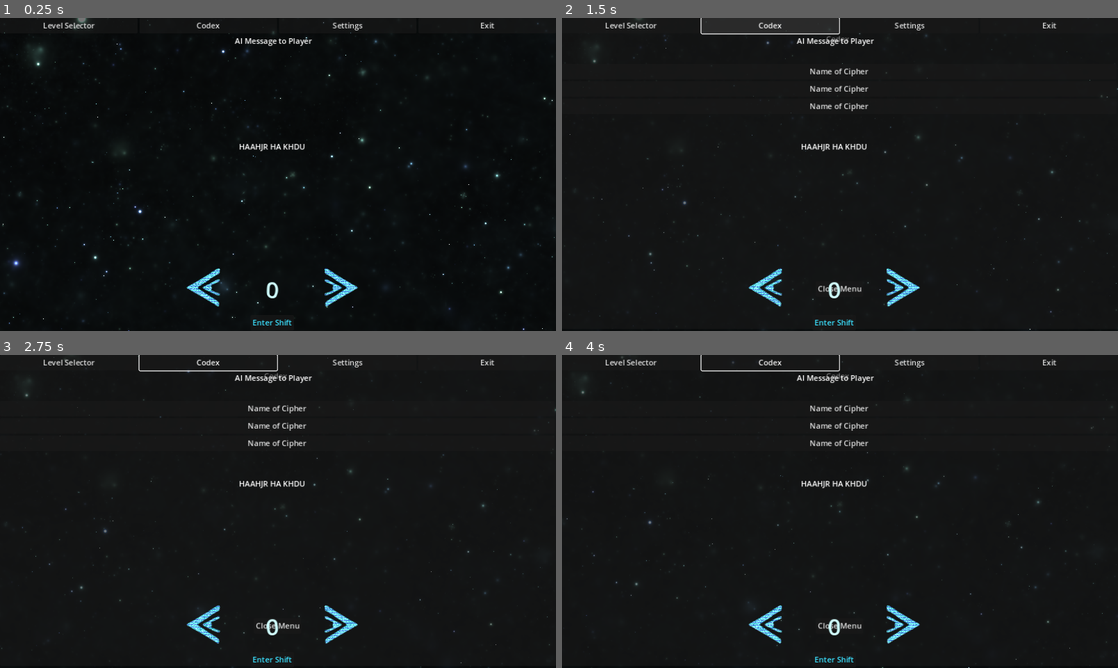
Above: before the commit, frames 1-4 (two rows, left to right).
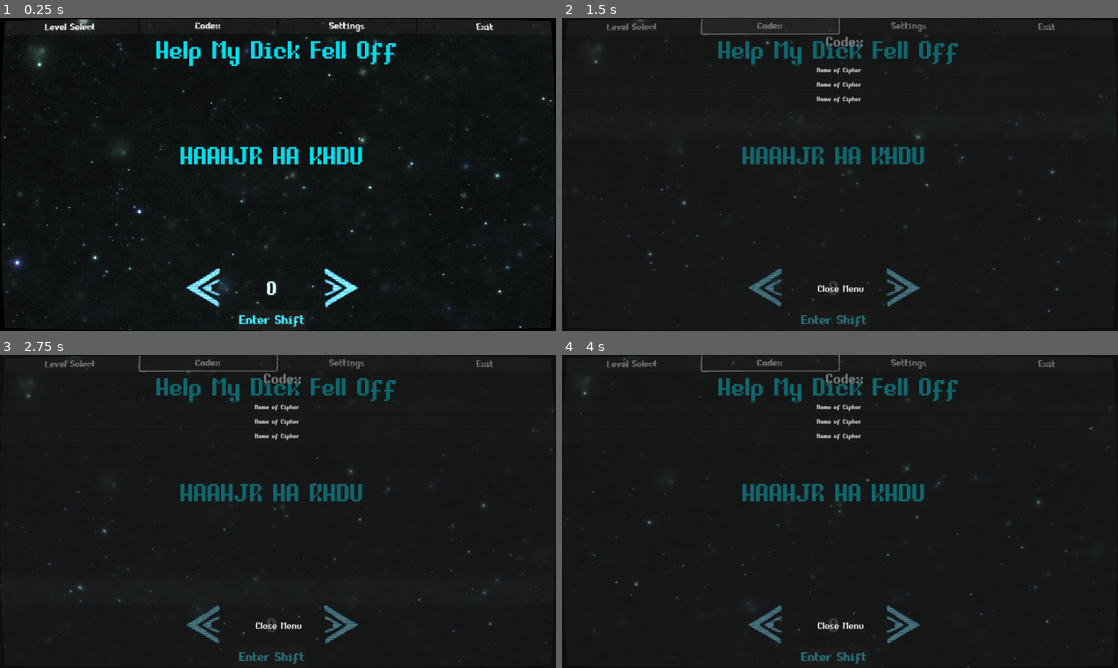
Above: after the commit, the same moments.

Repository: jesshet/COSC224-Cryptography-Game
Game: Godot game, scene res://scenes/game.tscn
Same seed, same stepped clock (60 frames per second), same inputs: the game is played once before the commit and once after it.
Inputs:
- Up to frame 1 (0.25 s): no input
- Up to frame 2 (1.5 s): click "Level Selector" (after the commit: "Level Select") at 0.5 s; click "Codex" at 1.25 s
- Up to frame 3 (2.75 s): click "Settings" at 2 s
- Up to frame 4 (4 s): click "Enter Shift" at 2.75 s; click "Enter Shift" at 3.5 s

The runs differ from the first frame. In frame 1, 4.5% of the frame differs, in the area x 0-100%, y 0-100%; in frame 2, 4.7%, in the area x 1-100%, y 0-100%; in frame 3, 4.7%; in frame 4, 4.6%.

Commit message:
Added extra sound effects and updated visual theme

Diff:
--- /dev/null
+++ b/Cryptography-Game/assets/shaders/blur.gdshader
@@ -0,0 +1,14 @@
+shader_type canvas_item;
+
+uniform float lod: hint_range(0.0, 5.0) = 0.0;
+uniform sampler2D SCREEN_TEXTURE: hint_screen_texture, filter_linear_mipmap;
+
+void fragment() {
+	vec4 color = texture(SCREEN_TEXTURE, SCREEN_UV, lod);
+	COLOR = vec4(color.rgb, 1.0);
+}
+
+//void light() {
+	// Called for every pixel for every light affecting the CanvasItem.
+	// Uncomment to replace the default light processing function with this one.
+//}
--- /dev/null
+++ b/Cryptography-Game/assets/shaders/crt.gdshader
@@ -0,0 +1,188 @@
+/*
+Shader from Godot Shaders - the free shader library.
+
+This shader is under CC0 license. Feel free to use, improve and
+change this shader according to your needs and consider sharing
+the modified result to godotshaders.com.
+
+Optimised and packed by @c64cosmin
+If you do use this please share it with me
+Would love to see what you're making with it <3
+
+It's a combination of these two shaders
+~godotshaders.com/shader/VHS-and-CRT-monitor-effect
+godotshaders.com/shader/crt-shader-with-realistic-blurring/
+
+CRT grille and rolling lines made by @c64cosmin
+Vignette and warping effect was made by pend00
+Scanlines are from "TimothyLottes" FROM SHADERTOY
+Then ported by AHOPNESS (@ahopness)
+https://www.shadertoy.com/view/MsjXzh
+*/
+
+shader_type canvas_item;
+
+uniform sampler2D SCREEN_TEXTURE: hint_screen_texture;
+
+uniform vec2 resolution = vec2(320.0, 180.0);
+
+uniform float scan_line_amount :hint_range(0.0, 1.0) = 1.0;
+uniform float warp_amount :hint_range(0.0, 5.0) = 0.1;
+uniform float noise_amount :hint_range(0.0, 0.3) = 0.03;
+uniform float interference_amount :hint_range(0.0, 1.0) = 0.2;
+uniform float grille_amount :hint_range(0.0, 1.0) = 0.1;
+uniform float grille_size :hint_range(1.0, 5.0) = 1.0;
+uniform float vignette_amount :hint_range(0.0, 2.0) = 0.6;
+uniform float vignette_intensity : hint_range(0.0, 1.0) = 0.4;
+uniform float aberation_amount :hint_range(0.0, 1.0) = 0.5;
+uniform float roll_line_amount :hint_range(0.0, 1.0) = 0.3;
+uniform float roll_speed :hint_range(-8.0, 8.0) = 1.0;
+uniform float scan_line_strength :hint_range(-12.0, -1.0) = -8.0;
+uniform float pixel_strength :hint_range(-4.0, 0.0) = -2.0;
+
+float random(vec2 uv){
+    return fract(cos(uv.x * 83.4827 + uv.y * 92.2842) * 43758.5453123);
+}
+
+vec3 fetch_pixel(vec2 uv, vec2 off){
+	vec2 pos = floor(uv * resolution + off) / resolution + vec2(0.5) / resolution;
+
+	float noise = 0.0;
+	if(noise_amount > 0.0){
+		noise = random(pos + fract(TIME)) * noise_amount;
+	}
+
+	if(max(abs(pos.x - 0.5), abs(pos.y - 0.5)) > 0.5){
+		return vec3(0.0, 0.0, 0.0);
+	}
+
+	vec3 clr = texture(SCREEN_TEXTURE , pos, -16.0).rgb + noise;
+	return clr;
+}
+
+// Distance in emulated pixels to nearest texel.
+vec2 Dist(vec2 pos){
+	pos = pos * resolution;
+	return - ((pos - floor(pos)) - vec2(0.5));
+}
+
+// 1D Gaussian.
+float Gaus(float pos, float scale){ return exp2(scale * pos * pos); }
+
+// 3-tap Gaussian filter along horz line.
+vec3 Horz3(vec2 pos, float off){
+	vec3 b = fetch_pixel(pos, vec2(-1.0, off));
+	vec3 c = fetch_pixel(pos, vec2( 0.0, off));
+	vec3 d = fetch_pixel(pos, vec2( 1.0, off));
+	float dst = Dist(pos).x;
+
+	// Convert distance to weight.
+	float scale = pixel_strength;
+	float wb = Gaus(dst - 1.0, scale);
+	float wc = Gaus(dst + 0.0, scale);
+	float wd = Gaus(dst + 1.0, scale);
+
+	// Return filtered sample.
+	return (b * wb + c * wc + d * wd) / (wb + wc + wd);
+}
+
+// Return scanline weight.
+float Scan(vec2 pos, float off){
+	float dst = Dist(pos).y;
+
+	return Gaus(dst + off, scan_line_strength);
+}
+
+// Allow nearest three lines to effect pixel.
+vec3 Tri(vec2 pos){
+	vec3 clr = fetch_pixel(pos, vec2(0.0));
+	if(scan_line_amount > 0.0){
+		vec3 a = Horz3(pos,-1.0);
+		vec3 b = Horz3(pos, 0.0);
+		vec3 c = Horz3(pos, 1.0);
+
+		float wa = Scan(pos,-1.0);
+		float wb = Scan(pos, 0.0);
+		float wc = Scan(pos, 1.0);
+
+		vec3 scanlines = a * wa + b * wb + c * wc;
+		clr = mix(clr, scanlines, scan_line_amount);
+	}
+	return clr;
+}
+
+// Takes in the UV and warps the edges, creating the spherized effect
+vec2 warp(vec2 uv){
+	vec2 delta = uv - 0.5;
+	float delta2 = dot(delta.xy, delta.xy);
+	float delta4 = delta2 * delta2;
+	float delta_offset = delta4 * warp_amount;
+
+	vec2 warped = uv + delta * delta_offset;
+	return (warped - 0.5) / mix(1.0,1.2,warp_amount/5.0) + 0.5;
+}
+
+float vignette(vec2 uv){
+	uv *= 1.0 - uv.xy;
+	float vignette = uv.x * uv.y * 15.0;
+	return pow(vignette, vignette_intensity * vignette_amount);
+}
+
+float floating_mod(float a, float b){
+	return a - b * floor(a/b);
+}
+
+vec3 grille(vec2 uv){
+	float unit = PI / 3.0;
+	float scale = 2.0*unit/grille_size;
+	float r = smoothstep(0.5, 0.8, cos(uv.x*scale - unit));
+	float g = smoothstep(0.5, 0.8, cos(uv.x*scale + unit));
+	float b = smoothstep(0.5, 0.8, cos(uv.x*scale + 3.0*unit));
+	return mix(vec3(1.0), vec3(r,g,b), grille_amount);
+}
+
+float roll_line(vec2 uv){
+	float x = uv.y * 3.0 - TIME * roll_speed;
+	float f = cos(x) * cos(x * 2.35 + 1.1) * cos(x * 4.45 + 2.3);
+	float roll_line = smoothstep(0.5, 0.9, f);
+	return roll_line * roll_line_amount;
+}
+
+void fragment(){
+	vec2 pix = FRAGCOORD.xy;
+	vec2 pos = warp(SCREEN_UV);
+
+	float line = 0.0;
+	if(roll_line_amount > 0.0){
+		line = roll_line(pos);
+	}
+
+	vec2 sq_pix = floor(pos * resolution) / resolution + vec2(0.5) / resolution;
+	if(interference_amount + roll_line_amount > 0.0){
+		float interference = random(sq_pix.yy + fract(TIME));
+		pos.x += (interference * (interference_amount + line * 6.0)) / resolution.x;
+	}
+
+	vec3 clr = Tri(pos);
+	if(aberation_amount > 0.0){
+		float chromatic = aberation_amount + line * 2.0;
+		vec2 chromatic_x = vec2(chromatic,0.0) / resolution.x;
+		vec2 chromatic_y = vec2(0.0, chromatic/2.0) / resolution.y;
+		float r = Tri(pos - chromatic_x).r;
+		float g = Tri(pos + chromatic_y).g;
+		float b = Tri(pos + chromatic_x).b;
+		clr = vec3(r,g,b);
+	}
+
+	if(grille_amount > 0.0)clr *= grille(pix);
+	clr *= 1.0 + scan_line_amount * 0.6 + line * 3.0 + grille_amount * 2.0;
+	if(vignette_amount > 0.0)clr *= vignette(pos);
+
+	COLOR.rgb = clr;
+	COLOR.a = 1.0;
+}
+
+//void light() {
+	// Called for every pixel for every light affecting the CanvasItem.
+	// Uncomment to replace the default light processing function with this one.
+//}
--- a/Cryptography-Game/assets/sounds/default_bus_layout.tres
+++ b/Cryptography-Game/assets/sounds/default_bus_layout.tres
@@ -7,3 +7,9 @@
 bus/1/bypass_fx = false
 bus/1/volume_db = 0.0
 bus/1/send = &"Master"
+bus/2/name = &"Music"
+bus/2/solo = false
+bus/2/mute = false
+bus/2/bypass_fx = false
+bus/2/volume_db = 0.0
+bus/2/send = &"Master"
--- a/Cryptography-Game/scenes/caesar_level.tscn
+++ b/Cryptography-Game/scenes/caesar-level.tscn
@@ -1,9 +1,10 @@
-[gd_scene load_steps=6 format=3 uid="uid://cj3givo7ll2ia"]
+[gd_scene load_steps=8 format=3 uid="uid://cj3givo7ll2ia"]
 
 [ext_resource type="Script" path="res://scripts/caesar_level.gd" id="1_diafk"]
 [ext_resource type="Shader" path="res://assets/shaders/wave.gdshader" id="2_dopob"]
 [ext_resource type="PackedScene" uid="uid://bau1ojq7rcyh2" path="res://scenes/menu-bar.tscn" id="3_y8y2t"]
 [ext_resource type="PackedScene" uid="uid://b38ramit5egv6" path="res://scenes/level.tscn" id="4_rdosw"]
+[ext_resource type="Shader" path="res://assets/shaders/crt.gdshader" id="5_i50tk"]
 
 [sub_resource type="ShaderMaterial" id="ShaderMaterial_hlbjv"]
 shader = ExtResource("2_dopob")
@@ -22,6 +23,23 @@
 shader_parameter/colorampMix = 0.5
 shader_parameter/isColoramp = false
 
+[sub_resource type="ShaderMaterial" id="ShaderMaterial_23tcs"]
+shader = ExtResource("5_i50tk")
+shader_parameter/resolution = Vector2(600, 600)
+shader_parameter/scan_line_amount = 0.292
+shader_parameter/warp_amount = 0.1
+shader_parameter/noise_amount = 0.03
+shader_parameter/interference_amount = 0.2
+shader_parameter/grille_amount = 0.1
+shader_parameter/grille_size = 1.0
+shader_parameter/vignette_amount = 0.0
+shader_parameter/vignette_intensity = 0.0
+shader_parameter/aberation_amount = 0.0
+shader_parameter/roll_line_amount = 0.3
+shader_parameter/roll_speed = 1.0
+shader_parameter/scan_line_strength = -8.0
+shader_parameter/pixel_strength = -2.0
+
 [node name="caesarLevel" type="Node2D"]
 script = ExtResource("1_diafk")
 
@@ -33,6 +51,7 @@
 
 [node name="Background" type="ColorRect" parent="Control"]
 material = SubResource("ShaderMaterial_hlbjv")
+layout_mode = 0
 offset_right = 1444.0
 offset_bottom = 841.0
 scale = Vector2(1.00056, 1)
@@ -58,4 +77,15 @@
 [node name="Level" parent="Control/MenuStack" instance=ExtResource("4_rdosw")]
 layout_mode = 2
 
+[node name="Caesar" parent="Control/MenuStack/Level/LevelStack" index="2"]
+z_index = 1
+z_as_relative = false
+
+[node name="crt" type="ColorRect" parent="."]
+z_index = 1
+material = SubResource("ShaderMaterial_23tcs")
+offset_right = 1212.0
+offset_bottom = 716.0
+mouse_filter = 2
+
 [editable path="Control/MenuStack/Level"]
--- a/Cryptography-Game/scenes/caesar-shifter.tscn
+++ b/Cryptography-Game/scenes/caesar-shifter.tscn
@@ -1,9 +1,12 @@
-[gd_scene load_steps=9 format=3 uid="uid://dyb6n87cbrioh"]
+[gd_scene load_steps=12 format=3 uid="uid://dyb6n87cbrioh"]
 
 [ext_resource type="Script" path="res://scripts/caesar-shift.gd" id="2_5vfg3"]
 [ext_resource type="Shader" path="res://assets/shaders/vapor.gdshader" id="3_l3bhd"]
 [ext_resource type="Texture2D" uid="uid://bs435ew2ufawy" path="res://assets/sprites/arrow.png" id="4_crxs7"]
+[ext_resource type="FontFile" uid="uid://bsg87625avwx2" path="res://assets/fonts/EquipmentPro.woff" id="4_o284c"]
 [ext_resource type="AudioStream" uid="uid://dupff68qtndrn" path="res://assets/sounds/caesar-click.mp3" id="5_6s655"]
+[ext_resource type="AudioStream" uid="uid://dgiwxcpoppd6f" path="res://assets/sounds/incorrect.wav" id="6_sjde0"]
+[ext_resource type="AudioStream" uid="uid://gconcr16wu11" path="res://assets/sounds/success.wav" id="7_dfqf3"]
 
 [sub_resource type="ShaderMaterial" id="ShaderMaterial_h04c1"]
 shader = ExtResource("3_l3bhd")
@@ -98,6 +101,7 @@
 custom_minimum_size = Vector2(150, 0)
 layout_mode = 2
 size_flags_vertical = 4
+theme_override_fonts/normal_font = ExtResource("4_o284c")
 theme_override_font_sizes/bold_italics_font_size = 1
 theme_override_font_sizes/normal_font_size = 48
 bbcode_enabled = true
@@ -115,6 +119,12 @@
 volume_db = -20.0
 bus = &"SFX"
 
+[node name="incorrect" type="AudioStreamPlayer" parent="HBoxContainer"]
+stream = ExtResource("6_sjde0")
+
+[node name="success" type="AudioStreamPlayer" parent="HBoxContainer"]
+stream = ExtResource("7_dfqf3")
+
 [node name="Button" type="Button" parent="."]
 layout_mode = 1
 anchors_preset = 7
@@ -129,6 +139,9 @@
 grow_vertical = 0
 theme_override_colors/font_hover_color = Color(1, 1, 1, 1)
 theme_override_colors/font_color = Color(0.231373, 0.882353, 1, 1)
+theme_override_colors/icon_hover_color = Color(1, 1, 1, 1)
+theme_override_fonts/font = ExtResource("4_o284c")
+theme_override_font_sizes/font_size = 32
 text = "Enter Shift"
 
 [connection signal="pressed" from="HBoxContainer/left" to="HBoxContainer" method="_on_left_pressed"]
--- a/Cryptography-Game/scenes/codex-entry.tscn
+++ b/Cryptography-Game/scenes/codex-entry.tscn
@@ -1,5 +1,6 @@
-[gd_scene load_steps=2 format=3 uid="uid://bvkeat41yqqqk"]
+[gd_scene load_steps=3 format=3 uid="uid://bvkeat41yqqqk"]
 
+[ext_resource type="FontFile" uid="uid://bsg87625avwx2" path="res://assets/fonts/EquipmentPro.woff" id="1_0260w"]
 [ext_resource type="Script" path="res://scripts/codex-entry.gd" id="1_wjohr"]
 
 [node name="Control" type="VBoxContainer"]
@@ -14,6 +15,7 @@
 
 [node name="CodexLabel" type="Button" parent="."]
 layout_mode = 2
+theme_override_fonts/font = ExtResource("1_0260w")
 text = "Name of Cipher"
 script = ExtResource("1_wjohr")
 
@@ -21,6 +23,7 @@
 visible = false
 layout_mode = 2
 size_flags_vertical = 3
+theme_override_fonts/normal_font = ExtResource("1_0260w")
 bbcode_enabled = true
 text = "[center]The paragraph describing the cryptography concept goes here."
 fit_content = true
--- a/Cryptography-Game/scenes/codex.tscn
+++ b/Cryptography-Game/scenes/codex.tscn
@@ -1,9 +1,11 @@
-[gd_scene load_steps=3 format=3 uid="uid://d2kq4h07ybuq1"]
+[gd_scene load_steps=4 format=3 uid="uid://d2kq4h07ybuq1"]
 
 [ext_resource type="PackedScene" uid="uid://bvkeat41yqqqk" path="res://scenes/codex-entry.tscn" id="1_cfxri"]
 [ext_resource type="Script" path="res://scripts/codex.gd" id="1_dfrem"]
+[ext_resource type="FontFile" uid="uid://bsg87625avwx2" path="res://assets/fonts/EquipmentPro.woff" id="2_h4hnd"]
 
 [node name="Control" type="Control"]
+z_index = 10
 layout_mode = 3
 anchors_preset = 0
 script = ExtResource("1_dfrem")
@@ -14,12 +16,15 @@
 offset_top = 32.0
 offset_right = 604.0
 offset_bottom = 57.0
+theme_override_colors/font_color = Color(1, 1, 1, 1)
+theme_override_fonts/font = ExtResource("2_h4hnd")
+theme_override_font_sizes/font_size = 36
 text = "Codex"
 
 [node name="Background Panel" type="Panel" parent="."]
 layout_mode = 0
-offset_right = 1152.0
-offset_bottom = 644.0
+offset_right = 1297.0
+offset_bottom = 803.0
 
 [node name="Codex Entries VBox" type="VBoxContainer" parent="."]
 layout_mode = 0
@@ -37,10 +42,13 @@
 layout_mode = 2
 
 [node name="CloseButton" type="Button" parent="."]
+layout_mode = 0
 offset_left = 526.0
 offset_top = 545.0
 offset_right = 624.0
 offset_bottom = 576.0
+theme_override_fonts/font = ExtResource("2_h4hnd")
+theme_override_font_sizes/font_size = 24
 text = "Close Menu"
 
 [connection signal="pressed" from="CloseButton" to="." method="_on_close_button_pressed"]
--- a/Cryptography-Game/scenes/game.tscn
+++ b/Cryptography-Game/scenes/game.tscn
@@ -1,6 +1,6 @@
 [gd_scene load_steps=2 format=3 uid="uid://bogouexgrer3d"]
 
-[ext_resource type="PackedScene" uid="uid://cj3givo7ll2ia" path="res://scenes/caesar_level.tscn" id="1_cajj6"]
+[ext_resource type="PackedScene" uid="uid://cj3givo7ll2ia" path="res://scenes/caesar-level.tscn" id="1_cajj6"]
 
 [node name="game" type="Node2D"]
 
@@ -9,9 +9,6 @@
 
 [node name="caesarLevel" parent="." instance=ExtResource("1_cajj6")]
 
-[node name="Background" parent="caesarLevel/Control" index="0"]
-layout_mode = 0
-
 [editable path="caesarLevel"]
 [editable path="caesarLevel/Control/MenuStack/Level"]
 [editable path="caesarLevel/Control/MenuStack/Level/LevelStack/Caesar"]
--- a/Cryptography-Game/scenes/level.tscn
+++ b/Cryptography-Game/scenes/level.tscn
@@ -1,13 +1,14 @@
-[gd_scene load_steps=3 format=3 uid="uid://b38ramit5egv6"]
+[gd_scene load_steps=4 format=3 uid="uid://b38ramit5egv6"]
 
 [ext_resource type="Script" path="res://scripts/level-stack.gd" id="1_8mhkd"]
 [ext_resource type="PackedScene" uid="uid://dyb6n87cbrioh" path="res://scenes/caesar-shifter.tscn" id="2_17m6a"]
+[ext_resource type="FontFile" uid="uid://bsg87625avwx2" path="res://assets/fonts/EquipmentPro.woff" id="2_tqw6q"]
 
 [node name="Level" type="HBoxContainer"]
 z_index = 5
 custom_minimum_size = Vector2(320, 180)
-offset_right = 5.0
-offset_bottom = 4.0
+offset_right = 738.0
+offset_bottom = 418.0
 size_flags_horizontal = 3
 size_flags_vertical = 3
 
@@ -18,15 +19,20 @@
 
 [node name="Message" type="RichTextLabel" parent="LevelStack"]
 layout_mode = 2
-theme_override_font_sizes/normal_font_size = 16
+theme_override_colors/default_color = Color(0, 0.862745, 0.917647, 1)
+theme_override_fonts/normal_font = ExtResource("2_tqw6q")
+theme_override_font_sizes/normal_font_size = 64
 bbcode_enabled = true
-text = "[center] AI Message to Player"
+text = "[center] Help My Dick Fell Off"
 fit_content = true
 scroll_active = false
 
 [node name="Problem" type="RichTextLabel" parent="LevelStack"]
 layout_mode = 2
 size_flags_vertical = 6
+theme_override_colors/default_color = Color(0, 0.862745, 0.917647, 1)
+theme_override_fonts/normal_font = ExtResource("2_tqw6q")
+theme_override_font_sizes/normal_font_size = 64
 bbcode_enabled = true
 text = "[center]HAAHJR HA KHDU"
 fit_content = true
--- a/Cryptography-Game/scenes/menu-bar.tscn
+++ b/Cryptography-Game/scenes/menu-bar.tscn
@@ -1,6 +1,7 @@
-[gd_scene load_steps=2 format=3 uid="uid://bau1ojq7rcyh2"]
+[gd_scene load_steps=3 format=3 uid="uid://bau1ojq7rcyh2"]
 
 [ext_resource type="Script" path="res://scripts/menu-bar.gd" id="1_yhnac"]
+[ext_resource type="FontFile" uid="uid://bsg87625avwx2" path="res://assets/fonts/EquipmentPro.woff" id="2_p1gl0"]
 
 [node name="MenuBar" type="HBoxContainer"]
 script = ExtResource("1_yhnac")
@@ -8,22 +9,29 @@
 [node name="LevelSelector" type="Button" parent="."]
 layout_mode = 2
 size_flags_horizontal = 7
-text = "Level Selector
-"
+theme_override_fonts/font = ExtResource("2_p1gl0")
+theme_override_font_sizes/font_size = 24
+text = "Level Select"
 
 [node name="Codex" type="Button" parent="."]
 layout_mode = 2
 size_flags_horizontal = 7
+theme_override_fonts/font = ExtResource("2_p1gl0")
+theme_override_font_sizes/font_size = 24
 text = "Codex"
 
 [node name="Settings" type="Button" parent="."]
 layout_mode = 2
 size_flags_horizontal = 7
+theme_override_fonts/font = ExtResource("2_p1gl0")
+theme_override_font_sizes/font_size = 24
 text = "Settings"
 
 [node name="Exit" type="Button" parent="."]
 layout_mode = 2
 size_flags_horizontal = 7
+theme_override_fonts/font = ExtResource("2_p1gl0")
+theme_override_font_sizes/font_size = 24
 text = "Exit"
 
 [connection signal="pressed" from="Codex" to="." method="_on_codex_pressed"]
--- a/Cryptography-Game/scenes/settings-menu.tscn
+++ b/Cryptography-Game/scenes/settings-menu.tscn
@@ -1,8 +1,15 @@
-[gd_scene load_steps=2 format=3 uid="uid://moqaoqy1j10v"]
+[gd_scene load_steps=5 format=3 uid="uid://moqaoqy1j10v"]
 
 [ext_resource type="Script" path="res://scripts/settings-menu.gd" id="1_gihle"]
+[ext_resource type="Shader" path="res://assets/shaders/blur.gdshader" id="2_6etrc"]
+[ext_resource type="FontFile" uid="uid://bsg87625avwx2" path="res://assets/fonts/EquipmentPro.woff" id="3_f08iy"]
+
+[sub_resource type="ShaderMaterial" id="ShaderMaterial_32888"]
+shader = ExtResource("2_6etrc")
+shader_parameter/lod = 1.0
 
 [node name="SettingsMenu" type="Control"]
+z_index = 10
 layout_mode = 3
 anchors_preset = 0
 offset_right = 40.0
@@ -10,17 +17,20 @@
 script = ExtResource("1_gihle")
 
 [node name="Background Panel" type="Panel" parent="."]
+material = SubResource("ShaderMaterial_32888")
 layout_mode = 0
-offset_right = 1148.0
-offset_bottom = 645.0
+offset_right = 1300.0
+offset_bottom = 790.0
 
 [node name="Menu Title" type="RichTextLabel" parent="."]
 texture_filter = 1
 layout_mode = 0
-offset_left = 522.0
-offset_top = 38.0
-offset_right = 611.0
-offset_bottom = 76.0
+offset_left = 505.0
+offset_top = 44.0
+offset_right = 657.0
+offset_bottom = 92.0
+theme_override_fonts/normal_font = ExtResource("3_f08iy")
+theme_override_font_sizes/normal_font_size = 48
 text = "Settings"
 fit_content = true
 
@@ -31,6 +41,8 @@
 offset_top = 186.0
 offset_right = 321.0
 offset_bottom = 217.0
+theme_override_fonts/font = ExtResource("3_f08iy")
+theme_override_font_sizes/font_size = 24
 text = "Mute   "
 
 [node name="VBoxControls" type="VBoxContainer" parent="."]
@@ -43,6 +55,8 @@
 [node name="SFXLabel" type="RichTextLabel" parent="VBoxControls"]
 texture_filter = 1
 layout_mode = 2
+theme_override_fonts/normal_font = ExtResource("3_f08iy")
+theme_override_font_sizes/normal_font_size = 24
 text = "SFX Volume"
 fit_content = true
 
@@ -53,6 +67,8 @@
 [node name="MusicLabal" type="RichTextLabel" parent="VBoxControls"]
 texture_filter = 1
 layout_mode = 2
+theme_override_fonts/normal_font = ExtResource("3_f08iy")
+theme_override_font_sizes/normal_font_size = 24
 text = "Music Volume"
 fit_content = true
 
@@ -66,10 +82,12 @@
 offset_top = 545.0
 offset_right = 624.0
 offset_bottom = 576.0
+theme_override_fonts/font = ExtResource("3_f08iy")
+theme_override_font_sizes/font_size = 24
 text = "Close Menu"
 
 [connection signal="toggled" from="MuteButton" to="." method="_on_mute_button_toggled"]
 [connection signal="value_changed" from="VBoxControls/SFXSlider" to="." method="_on_sfx_slider_value_changed"]
 [connection signal="value_changed" from="VBoxControls/MusicSlider" to="." method="_on_music_slider_value_changed"]
+[connection signal="pressed" from="CloseButton" to="." method="_on_close_button_pressed"]
 [connection signal="pressed" from="CloseButton" to="." method="_on_button_pressed"]
-[connection signal="pressed" from="CloseButton" to="." method="_on_close_button_pressed"]
--- a/Cryptography-Game/scripts/caesar-shift.gd
+++ b/Cryptography-Game/scripts/caesar-shift.gd
@@ -64,7 +64,11 @@
 	#Add Center Alignment and return
 	return "[center]" + text;
 
+func success() -> void:
+	$success.play();
 
+func incorrect() -> void:
+	$incorrect.play();
 
 func _on_button_pressed() -> void:
 	submit.emit();
--- a/Cryptography-Game/scripts/level-stack.gd
+++ b/Cryptography-Game/scripts/level-stack.gd
@@ -1,11 +1,13 @@
 extends VBoxContainer
 var Caesar;
 var Solution;
-
+var Message;
 # Called when the node enters the scene tree for the first time.
 func _ready() -> void:
 	Solution = "[center]ATTACK AT DAWN";
+	Message = $Message.text;
 	connect_caesar();
+
 
 # Called every frame. 'delta' is the elapsed time since the previous frame.
 func _process(delta: float) -> void:
@@ -26,11 +28,13 @@
 func _on_h_box_container_left_pressed() -> void:
 	var n = Caesar.get_shift();
 	$Problem.text = Caesar.shift_left($Problem.text.substr(8, -1));
+	$Message.text = Message;
 
 
 func _on_h_box_container_right_pressed() -> void:
 	var n = Caesar.get_shift();
 	$Problem.text = Caesar.shift_right($Problem.text.substr(8, -1));
+	$Message.text = Message;
 
 
 func _on_child_order_changed() -> void:
@@ -41,5 +45,7 @@
 func _on_h_box_container_button_pressed() -> void:
 	if($Problem.text == Solution):
 		$Message.text = "[center]Success!";
+		Caesar.success();
 	else:
 		$Message.text = "[center]Incorrect";
+		Caesar.incorrect();
Binary file added: Cryptography-Game/assets/fonts/EquipmentPro.woff
Not shown, added: Cryptography-Game/assets/fonts/EquipmentPro.woff.import
Binary file added: Cryptography-Game/assets/fonts/PeaberryDoublespace.ttf
Not shown, added: Cryptography-Game/assets/fonts/PeaberryDoublespace.ttf.import
Not shown, added: Cryptography-Game/assets/sounds/incorrect.wav.import
Not shown, added: Cryptography-Game/assets/sounds/success.wav.import
Not shown, added: Cryptography-Game/assets/sounds/incorrect.wav
Not shown, added: Cryptography-Game/assets/sounds/success.wav
